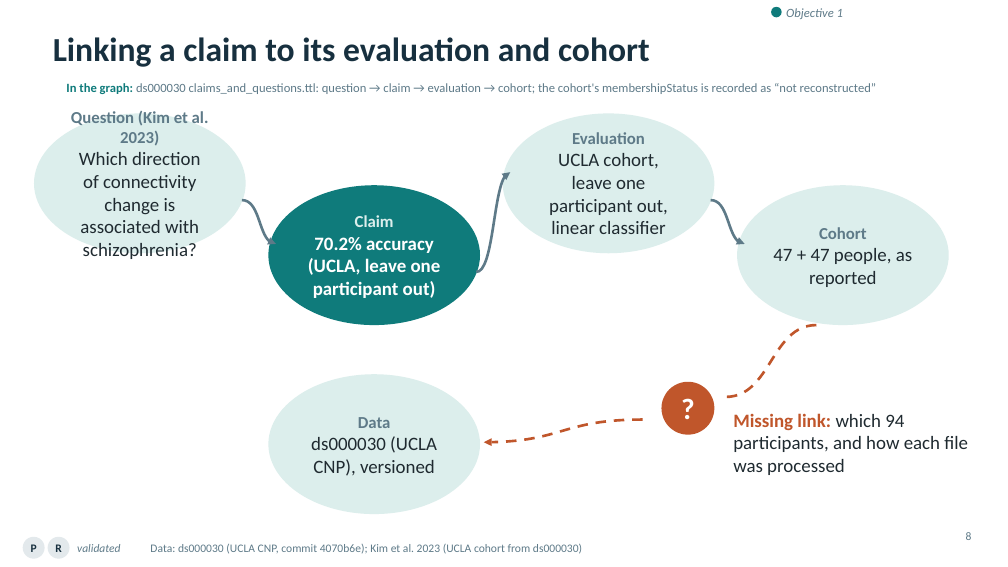
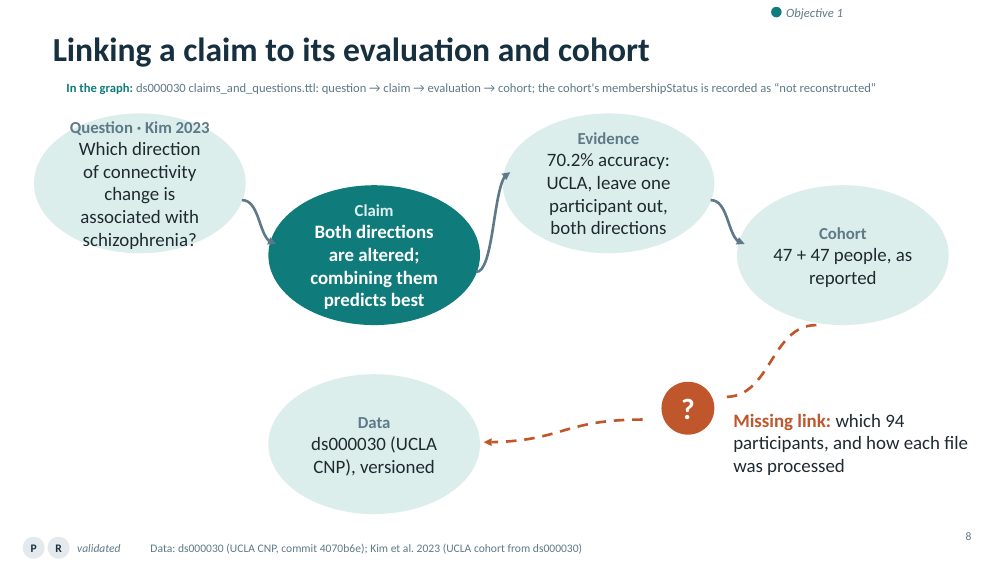
Before and after one commit to ReproNim/llm-workshop-kg, a slide deck: slide 8 of slides/Knowledge_Graphs_Skills_Neuroimaging_v4.pptx. Drawn at 1008x567 pixels with LibreOffice and Linux fonts; fonts in the diff are those of the drawing; background and template pictures are left out. Boxes give left, top, right and bottom in pixels: in the first picture for what was removed or moved away, otherwise in the second. Text is boxed around its words. In the diff, an @@ line names an element or a change of style, - is before the commit and + after.

```diff
--- a/slides/Knowledge_Graphs_Skills_Neuroimaging_v4.pptx
+++ b/slides/Knowledge_Graphs_Skills_Neuroimaging_v4.pptx
@@ text in ellipse at [70,121,210,135]: text changed @@
-Question (Kim et al. 2023)
+Question · Kim 2023
@@ text in ellipse at [547,132,670,234]: text changed @@
-Evaluation
-UCLA cohort, leave one participant out, linear classifier
+Evidence
+70.2% accuracy: UCLA, leave one participant out, both directions
@@ text in ellipse at [310,224,438,309]: text changed @@
-70.2% accuracy (UCLA, leave one participant out)
+Both directions are altered; combining them predicts best
```
Also in this commit, not shown: 1 other slide changed.
